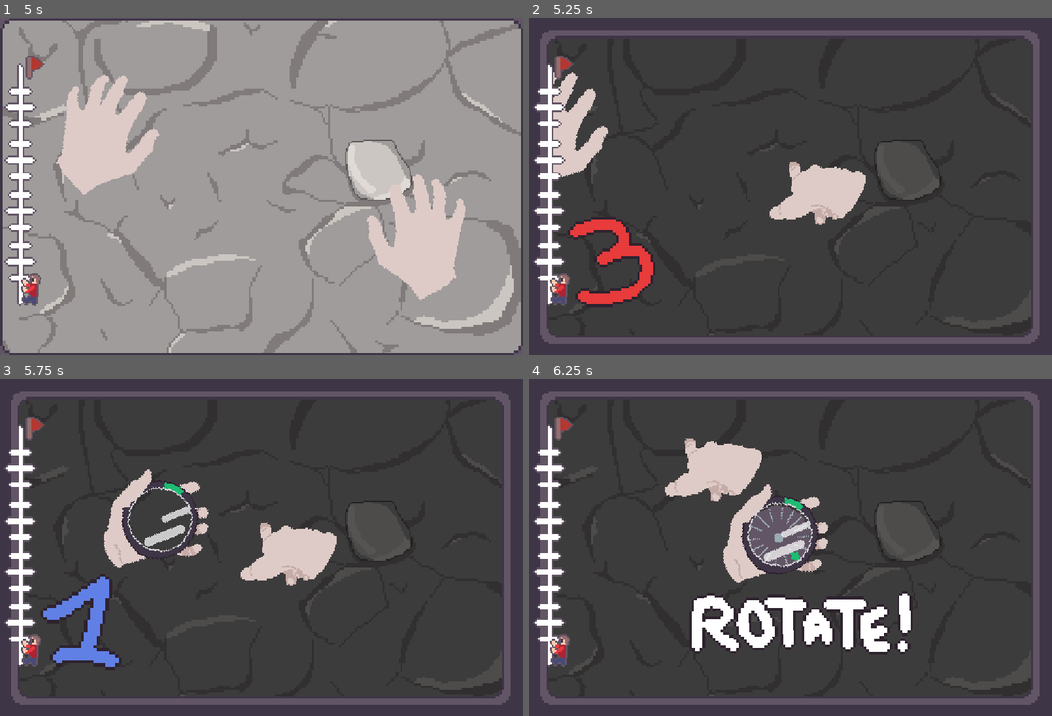
Above: before the commit, frames 1-4 (two rows, left to right).
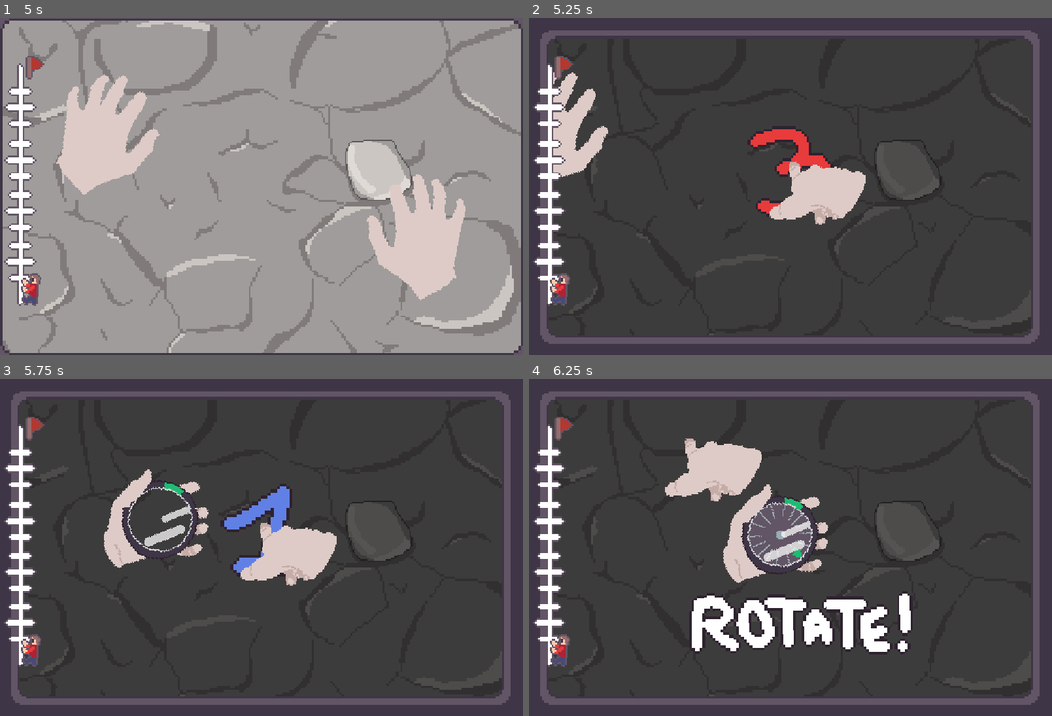
Above: after the commit, the same moments.

Repository: gabl18/dtj-24
Game: Godot game, scene res://main.tscn
Same seed, same stepped clock (60 frames per second), same inputs: the game is played once before the commit and once after it.
Inputs (mouse positions are in pixels of both pictures, inside the frame that each line leads up to):
- Up to frame 1 (5 s): tap Enter at 0.5, 2.75, 4.25 s; move the mouse to (381, 176) at 0.52 s; click (381, 176) at 0.67 s; move the mouse to (156, 203) at 1.27 s; click (156, 203) at 1.42 s; tap Space at 2, 3.5 s; move the mouse to (313, 112) at 2.02 s; click (313, 112) at 2.17 s; move the mouse to (235, 253) at 2.77 s; click (235, 253) at 2.92 s; move the mouse to (418, 237) at 3.52 s; click (418, 237) at 3.67 s; move the mouse to (104, 135) at 4.27 s; click (104, 135) at 4.42 s
- Up to frame 2 (5.25 s): tap Space at 5 s; move the mouse to (816, 186) at 5.02 s; click (816, 186) at 5.17 s
- Up to frame 3 (5.75 s): no input
- Up to frame 4 (6.25 s): move the mouse to (712, 463) at 5.77 s; click (712, 463) at 5.92 s

Frame 1 is identical in both runs. In frame 2, 3.0% of the frame differs, in the area x 7-58%, y 32-86%; in frame 3, 3.2%, in the area x 7-56%, y 31-87%; in frame 4, 0.3%.

Commit message:
flote minor

Diff:
--- a/game/compass_game.tscn
+++ b/game/compass_game.tscn
@@ -7,6 +7,7 @@
 radius = 105.82
 
 [node name="CompassGame" type="Node2D"]
+position = Vector2(4, -7)
 script = ExtResource("1_dt753")
 
 [node name="Timer" type="Timer" parent="."]
--- a/main.tscn
+++ b/main.tscn
@@ -512,7 +512,7 @@
 
 [node name="Countdown" type="Sprite2D" parent="."]
 visible = false
-position = Vector2(182, 531)
+position = Vector2(579, 332)
 scale = Vector2(4, 4)
 texture = ExtResource("12_w48qg")
 hframes = 3
